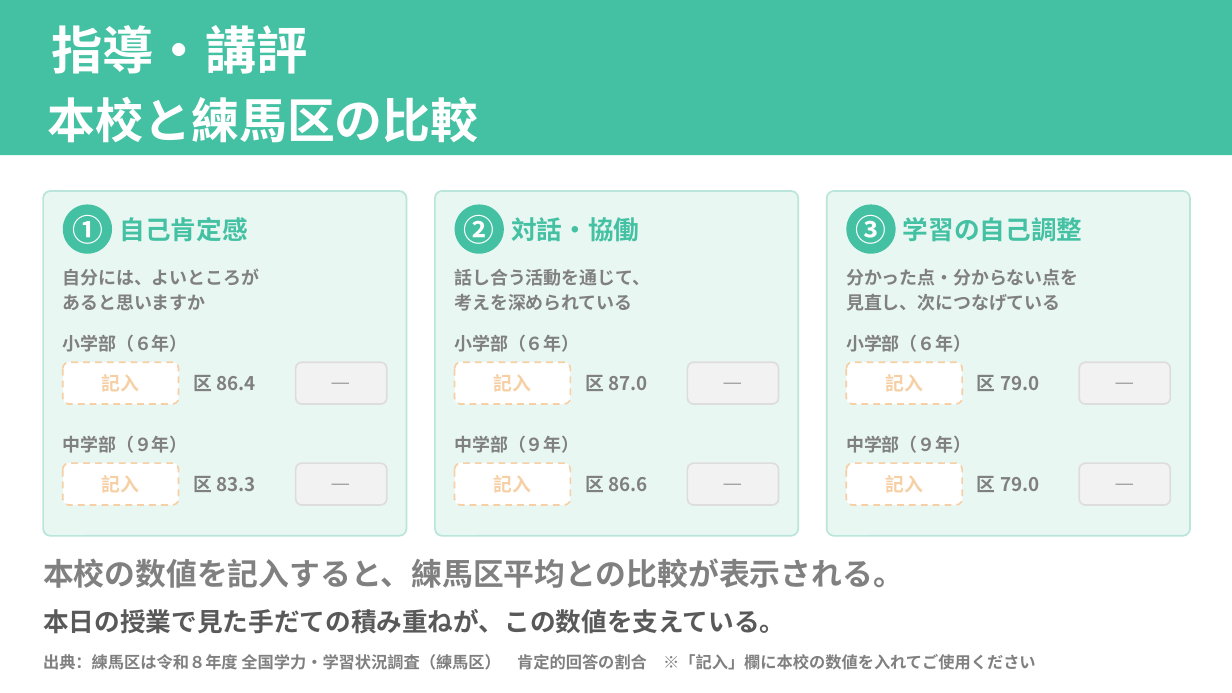
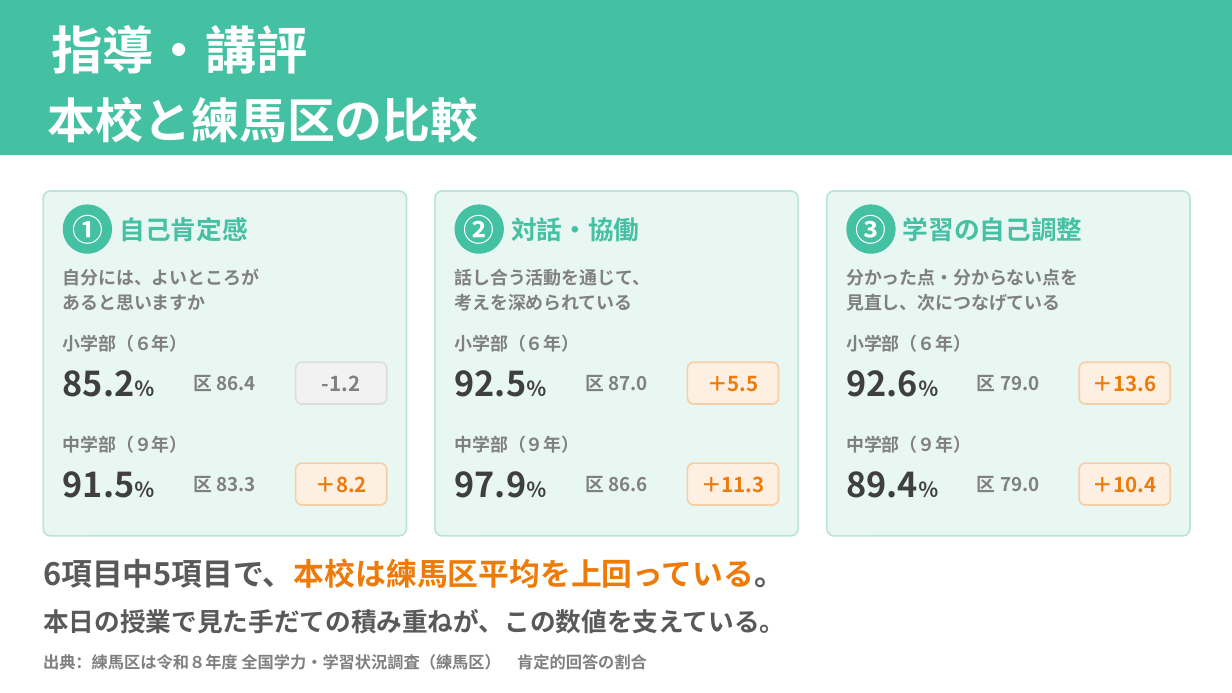
Before and after one commit to contynet730-star/con30, a slide deck: slide 9 of 指導課訪問_みらい青空学園/指導課訪問_５校時指導助言資料_みらい青空学園.pptx. Drawn at 1232x693 pixels with LibreOffice and Linux fonts; fonts in the diff are those of the drawing. Boxes give left, top, right and bottom in pixels: in the first picture for what was removed or moved away, otherwise in the second. Text is boxed around its words. In the diff, an @@ line names an element or a change of style, - is before the commit and + after.

```diff
--- a/指導課訪問_みらい青空学園/指導課訪問_５校時指導助言資料_みらい青空学園.pptx
+++ b/指導課訪問_みらい青空学園/指導課訪問_５校時指導助言資料_みらい青空学園.pptx
@@ rounded rectangle removed at box(63, 362, 179, 404) @@
@@ text added at box(63, 370, 135, 397), 20 pt, text #3F3F3F, bold @@
+85.2％
@@ text removed at box(102, 374, 140, 392) @@
-記入
@@ text removed at box(296, 362, 387, 404) @@
-―
@@ text added at box(322, 375, 360, 391), 12 pt, text #808080, bold @@
+-1.2
@@ rounded rectangle removed at box(455, 362, 570, 404) @@
@@ text added at box(455, 370, 527, 397), 20 pt, text #3F3F3F, bold @@
+92.5％
@@ text removed at box(494, 374, 532, 392) @@
-記入
@@ text removed at box(687, 362, 779, 404) @@
-―
@@ text added at box(707, 375, 758, 392), 12 pt, text #EE7B08, bold @@
+＋5.5
@@ rounded rectangle removed at box(846, 362, 962, 404) @@
@@ text added at box(846, 370, 918, 397), 20 pt, text #3F3F3F, bold @@
+92.6％
@@ text removed at box(885, 374, 923, 392) @@
-記入
@@ text removed at box(1079, 362, 1170, 404) @@
-―
@@ text added at box(1093, 375, 1156, 392), 12 pt, text #EE7B08, bold @@
+＋13.6
@@ rounded rectangle removed at box(63, 463, 179, 505) @@
@@ text added at box(63, 471, 135, 498), 20 pt, text #3F3F3F, bold @@
+91.5％
@@ text removed at box(102, 475, 140, 493) @@
-記入
@@ text removed at box(296, 463, 387, 505) @@
-―
@@ text added at box(316, 476, 367, 493), 12 pt, text #EE7B08, bold @@
+＋8.2
@@ rounded rectangle removed at box(455, 463, 570, 505) @@
@@ text added at box(455, 471, 527, 498), 20 pt, text #3F3F3F, bold @@
+97.9％
@@ text removed at box(494, 475, 532, 493) @@
-記入
@@ text removed at box(687, 463, 779, 505) @@
-―
@@ text added at box(701, 476, 764, 493), 12 pt, text #EE7B08, bold @@
+＋11.3
@@ rounded rectangle removed at box(846, 463, 962, 505) @@
@@ text added at box(846, 471, 918, 498), 20 pt, text #3F3F3F, bold @@
+89.4％
@@ text removed at box(885, 475, 923, 493) @@
-記入
@@ fill #F2F2F2 to #FDF0E3; outline #DDDDDD 1 pt to #F6CFA4 1 pt in 5 elements at box(296, 463, 387, 505), box(687, 362, 779, 404), box(687, 463, 779, 505), box(1079, 362, 1170, 404), box(1079, 463, 1170, 505) @@
@@ text removed at box(1079, 463, 1170, 505) @@
-―
@@ text added at box(1093, 476, 1156, 493), 12 pt, text #EE7B08, bold @@
+＋10.4
@@ text at box(43, 558, 785, 588): text changed; text colour #808080 to #EE7B08 @@
-本校の数値を記入すると、練馬区平均との比較が表示される。
+6項目中5項目で、本校は練馬区平均を上回っている。
@@ text at box(43, 654, 647, 670): text changed @@
-出典：練馬区は令和８年度 全国学力・学習状況調査（練馬区） 肯定的回答の割合 ※「記入」欄に本校の数値を入れてご使用ください
+出典：練馬区は令和８年度 全国学力・学習状況調査（練馬区） 肯定的回答の割合
```
Also in this commit, not shown: 2 other slides changed, 1 slide added, 1 slide removed, 4 other files.
